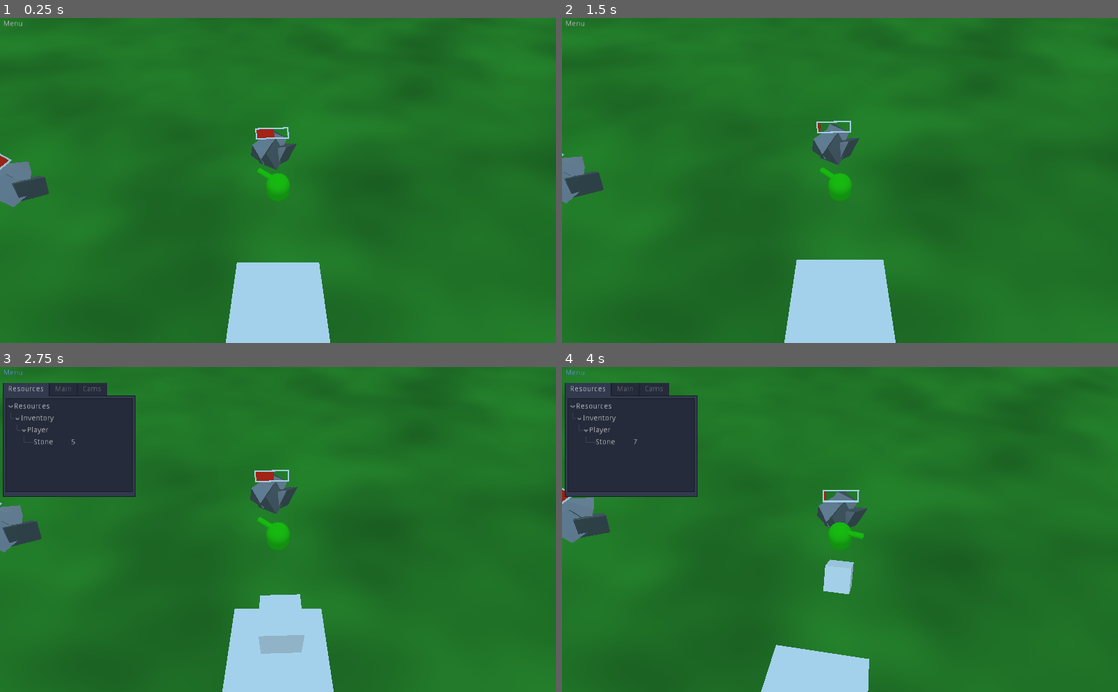
Above: before the commit, frames 1-4 (two rows, left to right).
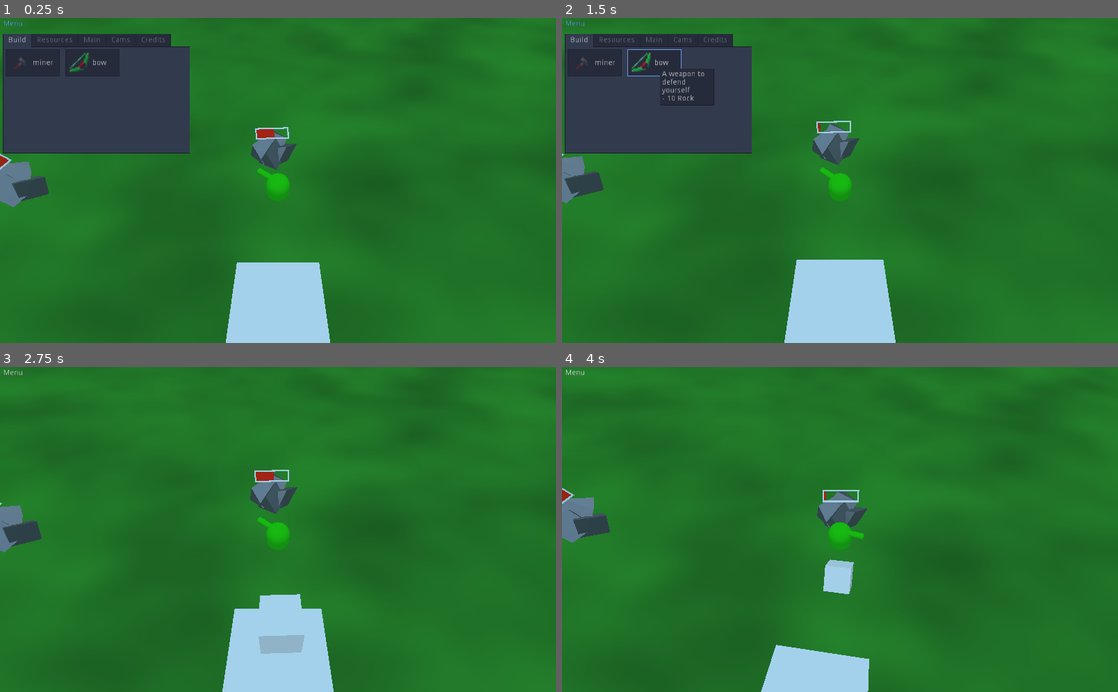
Above: after the commit, the same moments.

Repository: c-dante/godot-jam
Game: Godot game, scene res://FirstScene.tscn
Same seed, same stepped clock (60 frames per second), same inputs: the game is played once before the commit and once after it.
Inputs (mouse positions are in pixels of both pictures, inside the frame that each line leads up to):
- Up to frame 1 (0.25 s): no input
- Up to frame 2 (1.5 s): click (595, 63) at 0.5 s, where only the run after the commit has a clickable "miner"; click (656, 63) at 1.25 s, where only the run after the commit has a clickable "bow"
- Up to frame 3 (2.75 s): click "Menu" at 2 s
- Up to frame 4 (4 s): move the mouse to (812, 594) at 2.77 s; hold Shift (sprint) 2.78-3.53 s; hold W (move_up) from 2.78 s (still down); move the mouse to (1006, 578) at 3.52 s; tap E (turn_ccw) at 3.6 s

The runs differ from the first frame. In frame 1, 12% of the frame differs, in the area x 0-35%, y 0-42%; in frame 2, 12%; in frame 3, 8.2%; in frame 4, 8.2%.

Commit message:
Starting some UI

Diff:
--- a/FirstScene.tscn
+++ b/FirstScene.tscn
@@ -85,7 +85,7 @@
 [node name="CSGMesh" type="CSGMesh" parent="Navigation/NavigationMeshInstance/StaticBody"]
 mesh = SubResource( 7 )
 
-[node name="UI" parent="." instance=ExtResource( 6 )]
+[node name="ui" parent="." instance=ExtResource( 6 )]
 playerCamPath = NodePath("../Player/GimbalCamera/Camera")
 cam1Path = NodePath("../../Main/Camera")
 
--- a/src/ui/SaveBtn.gd
+++ b/src/ui/SaveBtn.gd
@@ -19,4 +19,5 @@
 	# file.close()
 	var packed_scene = PackedScene.new()
 	packed_scene.pack(get_tree().get_current_scene())
-	ResourceSaver.save("user://test_scene.tscn", packed_scene)
+	if ResourceSaver.save("user://test_scene.tscn", packed_scene) != OK:
+		print("Failed to save!")
--- /dev/null
+++ b/src/ui/ToolTip.gd
@@ -0,0 +1,17 @@
+extends Control
+
+export (Vector2) var OFFSET = Vector2(10, 10)
+
+func _ready():
+	visible = false
+
+# Called every frame. 'delta' is the elapsed time since the previous frame.
+func _process(_delta):
+	$Text.rect_position = get_viewport().get_mouse_position() + OFFSET
+
+func setText(text: String):
+	$Text.bbcode_text = text
+	visible = true
+
+func clear():
+	visible = false
--- /dev/null
+++ b/src/ui/TooltipButton.gd
@@ -0,0 +1,12 @@
+extends Button
+
+export (String, MULTILINE) var tooltip
+export (NodePath) var tooltipPath = "/root/Main/ui/main/ToolTip"
+onready var tooltipNode = get_node(tooltipPath)
+
+func _on_btn_mouse_entered():
+	if tooltip:
+		tooltipNode.setText(tooltip)
+
+func _on_btn_mouse_exited():
+	tooltipNode.clear()
--- /dev/null
+++ b/src/ui/TooltipButton.tscn
@@ -0,0 +1,17 @@
+[gd_scene load_steps=2 format=2]
+
+[ext_resource path="res://src/ui/TooltipButton.gd" type="Script" id=2]
+
+[node name="btn" type="Button"]
+margin_right = 100.0
+margin_bottom = 50.0
+rect_min_size = Vector2( 100, 50 )
+hint_tooltip = "Build a miner, can harvest resources without you there"
+align = 0
+expand_icon = true
+script = ExtResource( 2 )
+__meta__ = {
+"_edit_use_anchors_": false
+}
+[connection signal="mouse_entered" from="." to="." method="_on_btn_mouse_entered"]
+[connection signal="mouse_exited" from="." to="." method="_on_btn_mouse_exited"]
--- a/src/ui/ui.gd
+++ b/src/ui/ui.gd
@@ -7,8 +7,8 @@
 var playerCam: Camera
 var cam1: Camera
 
-onready var playerCamBtn = get_node("Menu/Cams/CameraBox/Player Camera")
-onready var cam1Btn = get_node("Menu/Cams/CameraBox/Camera1")
+onready var playerCamBtn = $"Menu/Cams/CameraBox/Player Camera"
+onready var cam1Btn = $"Menu/Cams/CameraBox/Camera1"
 
 var viewedIntro = true
 
--- a/src/ui/ui.tscn
+++ b/src/ui/ui.tscn
@@ -7,8 +7,12 @@
 [ext_resource path="res://src/ui/LoadBtn.gd" type="Script" id=5]
 [ext_resource path="res://src/ui/SaveBtn.gd" type="Script" id=6]
 [ext_resource path="res://src/ui/Tree.gd" type="Script" id=7]
-
-[node name="Control" type="Control"]
+[ext_resource path="res://assets/icon/MiscellaneousOriginal 1.png" type="Texture" id=8]
+[ext_resource path="res://src/ui/ToolTip.gd" type="Script" id=9]
+[ext_resource path="res://src/ui/TooltipButton.tscn" type="PackedScene" id=10]
+[ext_resource path="res://assets/icon/RangedOriginal 6.png" type="Texture" id=11]
+
+[node name="main" type="Control"]
 margin_right = 40.0
 margin_bottom = 40.0
 theme = ExtResource( 4 )
@@ -20,7 +24,9 @@
 [node name="MenuBtn" type="ToolButton" parent="."]
 margin_right = 12.0
 margin_bottom = 22.0
+hint_tooltip = "Toggle main menu"
 toggle_mode = true
+pressed = true
 text = "Menu"
 script = ExtResource( 2 )
 __meta__ = {
@@ -31,14 +37,47 @@
 [node name="Menu" type="TabContainer" parent="."]
 margin_left = 5.0
 margin_top = 29.0
-margin_right = 249.0
-margin_bottom = 240.0
+margin_right = 350.0
+margin_bottom = 250.0
 tab_align = 0
 __meta__ = {
 "_edit_use_anchors_": false
 }
 
+[node name="Build" type="Tabs" parent="Menu"]
+anchor_right = 1.0
+anchor_bottom = 1.0
+margin_left = 5.0
+margin_top = 29.0
+margin_right = -5.0
+margin_bottom = -5.0
+
+[node name="GridContainer" type="GridContainer" parent="Menu/Build"]
+anchor_right = 1.0
+anchor_bottom = 1.0
+columns = 4
+__meta__ = {
+"_edit_use_anchors_": false
+}
+
+[node name="Miner" parent="Menu/Build/GridContainer" instance=ExtResource( 10 )]
+text = "miner"
+icon = ExtResource( 8 )
+tooltip = "Mine rocks for you.
+- 20 Rock"
+tooltipPath = NodePath("../../../../ToolTip")
+
+[node name="Gun" parent="Menu/Build/GridContainer" instance=ExtResource( 10 )]
+margin_left = 110.0
+margin_right = 210.0
+text = "bow"
+icon = ExtResource( 11 )
+tooltip = "A weapon to defend yourself
+- 10 Rock"
+tooltipPath = NodePath("../../../../ToolTip")
+
 [node name="Resources" type="Tabs" parent="Menu"]
+visible = false
 anchor_right = 1.0
 anchor_bottom = 1.0
 margin_left = 5.0
@@ -47,8 +86,8 @@
 margin_bottom = -5.0
 
 [node name="Tree" type="Tree" parent="Menu/Resources"]
-margin_right = 234.0
-margin_bottom = 173.0
+anchor_right = 1.0
+anchor_bottom = 1.0
 columns = 2
 script = ExtResource( 7 )
 __meta__ = {
@@ -65,8 +104,8 @@
 margin_bottom = -5.0
 
 [node name="GridContainer" type="GridContainer" parent="Menu/Main"]
-margin_right = 233.0
-margin_bottom = 177.0
+margin_right = 295.0
+margin_bottom = 182.0
 columns = 4
 __meta__ = {
 "_edit_use_anchors_": false
@@ -75,6 +114,7 @@
 [node name="SaveBtn" type="Button" parent="Menu/Main/GridContainer"]
 margin_right = 41.0
 margin_bottom = 22.0
+disabled = true
 text = "Save"
 script = ExtResource( 6 )
 
@@ -82,6 +122,7 @@
 margin_left = 51.0
 margin_right = 93.0
 margin_bottom = 22.0
+disabled = true
 text = "Load"
 script = ExtResource( 5 )
 
@@ -99,14 +140,14 @@
 }
 
 [node name="CameraBox" type="VBoxContainer" parent="Menu/Cams"]
-margin_right = 121.0
-margin_bottom = 198.0
+anchor_right = 1.0
+anchor_bottom = 1.0
 __meta__ = {
 "_edit_use_anchors_": false
 }
 
 [node name="Player Camera" type="Button" parent="Menu/Cams/CameraBox"]
-margin_right = 121.0
+margin_right = 335.0
 margin_bottom = 22.0
 rect_pivot_offset = Vector2( 236.825, 76.468 )
 toggle_mode = true
@@ -117,7 +158,7 @@
 
 [node name="Camera1" type="Button" parent="Menu/Cams/CameraBox"]
 margin_top = 26.0
-margin_right = 121.0
+margin_right = 335.0
 margin_bottom = 48.0
 rect_pivot_offset = Vector2( 236.825, 76.468 )
 toggle_mode = true
@@ -125,6 +166,48 @@
 __meta__ = {
 "_edit_use_anchors_": false
 }
+
+[node name="Credits" type="Tabs" parent="Menu"]
+visible = false
+anchor_right = 1.0
+anchor_bottom = 1.0
+margin_left = 5.0
+margin_top = 29.0
+margin_right = -5.0
+margin_bottom = -5.0
+__meta__ = {
+"_edit_use_anchors_": false
+}
+
+[node name="ScrollContainer" type="ScrollContainer" parent="Menu/Credits"]
+anchor_right = 1.0
+anchor_bottom = 1.0
+__meta__ = {
+"_edit_use_anchors_": false
+}
+
+[node name="VBoxContainer" type="VBoxContainer" parent="Menu/Credits/ScrollContainer"]
+margin_right = 178.0
+margin_bottom = 74.0
+__meta__ = {
+"_edit_use_anchors_": false
+}
+
+[node name="dante" type="Label" parent="Menu/Credits/ScrollContainer/VBoxContainer"]
+margin_right = 178.0
+margin_bottom = 22.0
+text = "Game by c-dante"
+
+[node name="iknowkingrabbit" type="Label" parent="Menu/Credits/ScrollContainer/VBoxContainer"]
+margin_right = 35.0
+margin_bottom = 22.0
+text = "Icons by @iknowkingrabbit"
+
+[node name="godot" type="Label" parent="Menu/Credits/ScrollContainer/VBoxContainer"]
+margin_right = 35.0
+margin_bottom = 22.0
+text = "Godot <3"
+align = 1
 
 [node name="IntroDialog" type="ConfirmationDialog" parent="."]
 margin_left = 82.1821
@@ -146,6 +229,26 @@
 __meta__ = {
 "_edit_use_anchors_": false
 }
+
+[node name="ToolTip" type="Control" parent="."]
+visible = false
+script = ExtResource( 9 )
+__meta__ = {
+"_edit_use_anchors_": false
+}
+
+[node name="Text" type="RichTextLabel" parent="ToolTip"]
+rect_min_size = Vector2( 100, 0 )
+rect_clip_content = false
+size_flags_horizontal = 8
+size_flags_vertical = 8
+bbcode_enabled = true
+tab_size = 2
+fit_content_height = true
+scroll_active = false
+__meta__ = {
+"_edit_use_anchors_": false
+}
 [connection signal="toggled" from="MenuBtn" to="MenuBtn" method="_on_MenuBtn_toggled"]
 [connection signal="pressed" from="Menu/Main/GridContainer/SaveBtn" to="Menu/Main/GridContainer/SaveBtn" method="_on_SaveBtn_pressed"]
 [connection signal="pressed" from="Menu/Main/GridContainer/LoadBtn" to="Menu/Main/GridContainer/LoadBtn" method="_on_LoadBtn_pressed"]
Binary file added: assets/icon/MiscellaneousOriginal 1.png
Not shown, added: assets/icon/MiscellaneousOriginal 1.png.import
Binary file added: assets/icon/MiscellaneousOriginal 10.png
Not shown, added: assets/icon/MiscellaneousOriginal 10.png.import
Binary file added: assets/icon/MiscellaneousOriginal 11.png
Not shown, added: assets/icon/MiscellaneousOriginal 11.png.import
Binary file added: assets/icon/MiscellaneousOriginal 12.png
Not shown, added: assets/icon/MiscellaneousOriginal 12.png.import
Binary file added: assets/icon/MiscellaneousOriginal 13.png
Not shown, added: assets/icon/MiscellaneousOriginal 13.png.import
Binary file added: assets/icon/MiscellaneousOriginal 14.png
Not shown, added: assets/icon/MiscellaneousOriginal 14.png.import
(and 73 more such lines)
